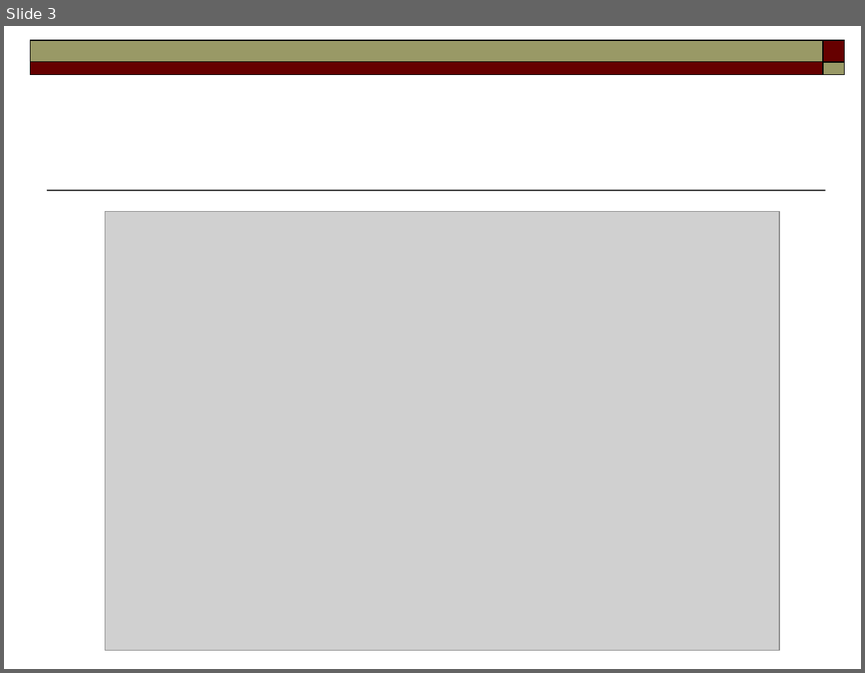
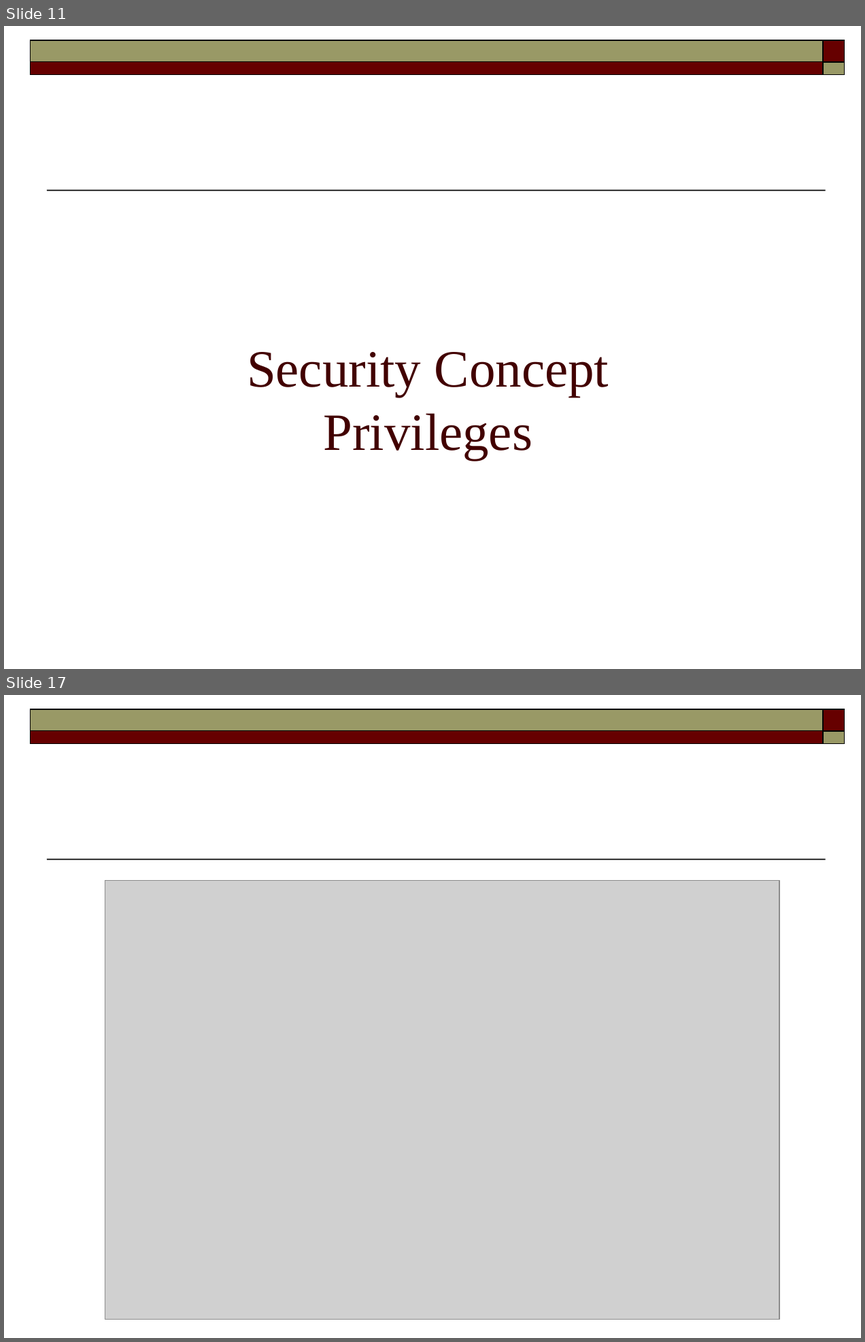
Before and after one commit to FaKod/JDBCluster, a slide deck: JDBCluster/Doc/MetaPersistence.odp. Shown one above the other, each under a label of ours: slide 3 before the commit, slides 11 and 17 after it; the slides between them are not shown. The pictures are 865x673 and 865x1342 pixels, drawn with LibreOffice and Linux fonts; fonts in the diff are those of the drawing; grey boxes stand for pictures. Boxes give left, top, right and bottom in pixels: in the first picture for what was removed or moved away, otherwise in the second. Text is boxed around its words. In the diff, an @@ line names an element or a change of style, - is before the commit and + after.

```diff
--- a/JDBCluster/Doc/MetaPersistence.odp
+++ b/JDBCluster/Doc/MetaPersistence.odp
@@ slide 11 added at [4, 26, 861, 669], background #FFFFFF; not listed: 5 template elements that a slide beside it also shows @@
@@ title added at [247, 352, 609, 459], 44 pt, text #420000 @@
+Security Concept
+Privileges
@@ what was slide 3 is now slide 17 @@
```
Also in this commit, not shown: 2 slides changed, 13 other slides added.
